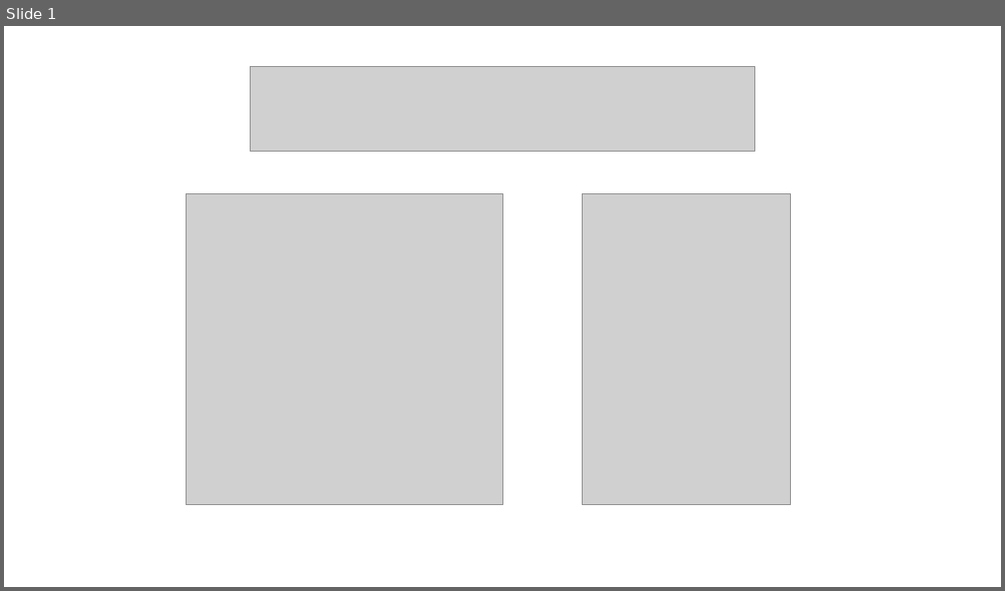
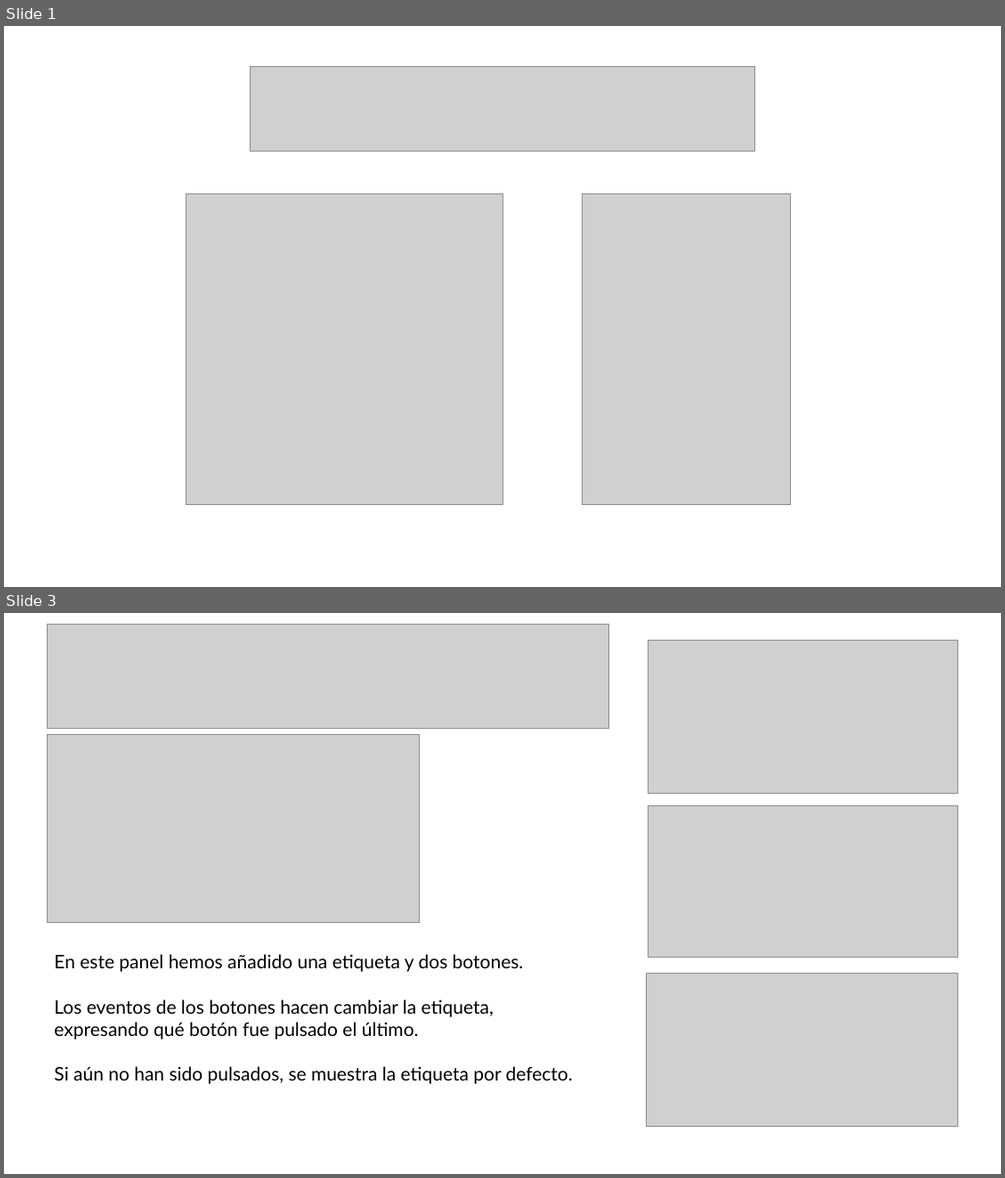
Before and after one commit to AchillesD9-Alex/-2024-Java-Angular-Bootcamp, a slide deck: [JAVA]/C4/TA20/ta20.pptx. Shown one above the other, each under a label of ours: slide 1 before the commit, slides 1 and 3 after it; the slides between them are not shown. The pictures are 1005x591 and 1005x1178 pixels, drawn with LibreOffice and Linux fonts; fonts in the diff are those of the drawing; grey boxes stand for pictures. Boxes give left, top, right and bottom in pixels: in the first picture for what was removed or moved away, otherwise in the second. Text is boxed around its words. In the diff, an @@ line names an element or a change of style, - is before the commit and + after.

```diff
--- a/[JAVA]/C4/TA20/ta20.pptx
+++ b/[JAVA]/C4/TA20/ta20.pptx
@@ slide 3 added at bbox=[4, 613, 1001, 1174], background #FFFFFF @@
@@ picture added at bbox=[47, 624, 609, 728] @@
@@ picture added at bbox=[648, 641, 958, 793] @@
@@ picture added at bbox=[47, 734, 419, 923] @@
@@ picture added at bbox=[648, 806, 958, 957] @@
@@ text added at bbox=[54, 954, 573, 1084], 18 pt, text #000000 @@
+En este panel hemos añadido una etiqueta y dos botones.
+Los eventos de los botones hacen cambiar la etiqueta, expresando qué botón fue pulsado el último.
+Si aún no han sido pulsados, se muestra la etiqueta por defecto.
@@ picture added at bbox=[646, 973, 958, 1127] @@
```
Also in this commit, not shown: 3 other slides added, 1 slide removed, 5 other files.
